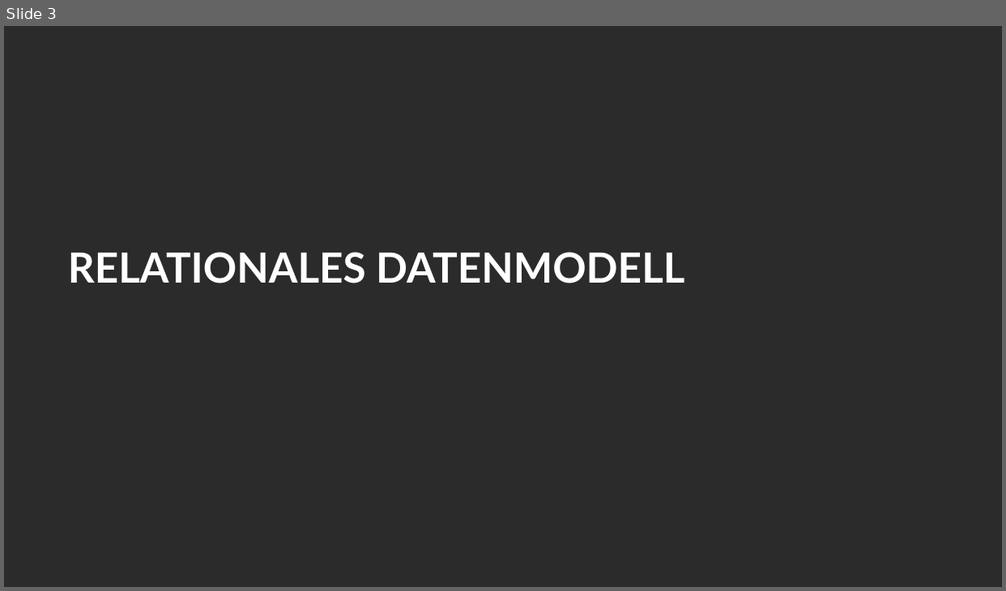
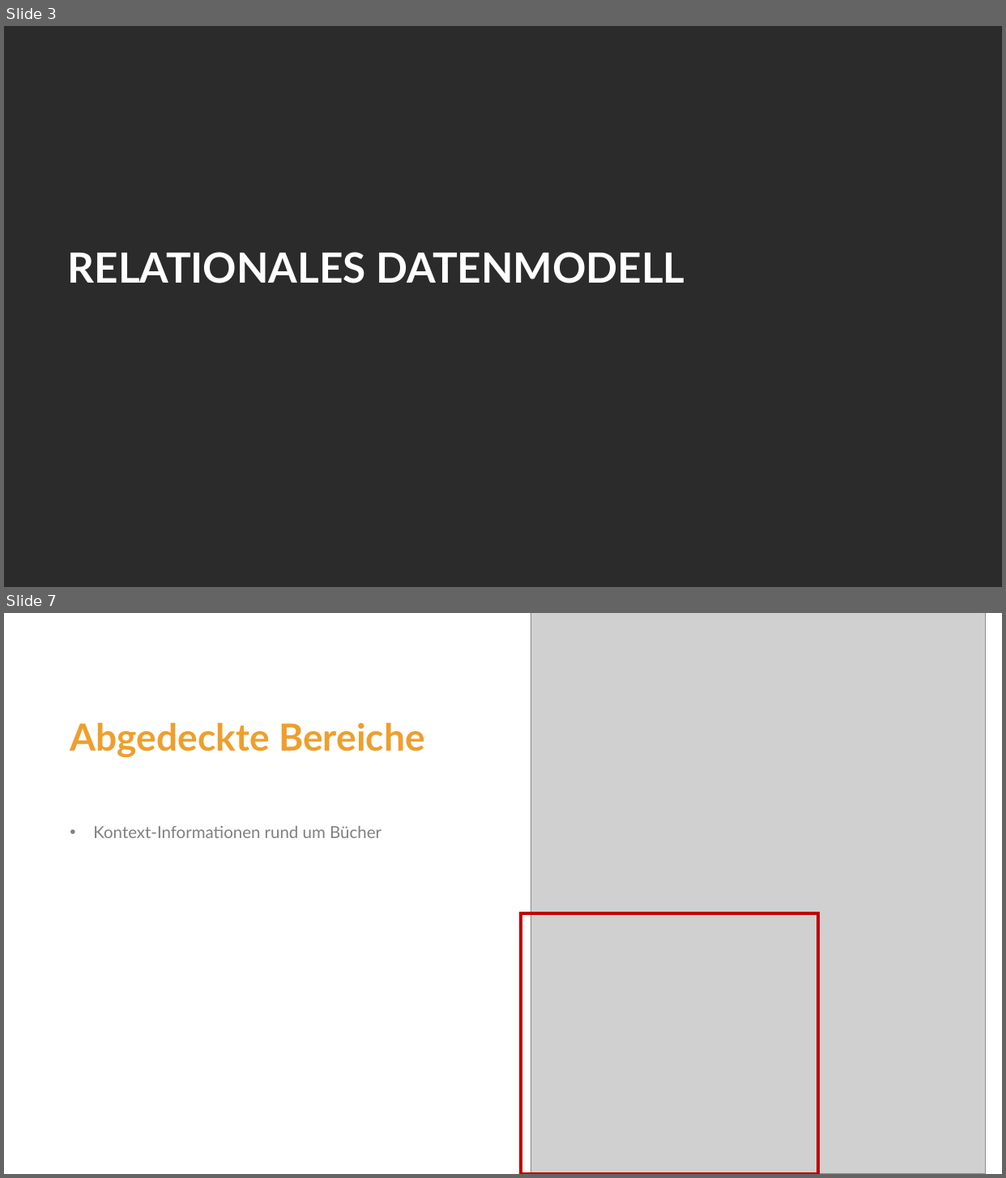
Before and after one commit to curarin/fh-sem2-db-project, a slide deck: requirements/pptx/2026-05-15-er-rm-reisinger-mitsch.pptx. Shown one above the other, each under a label of ours: slide 3 before the commit, slides 3 and 7 after it; the slides between them are not shown. The pictures are 1006x591 and 1006x1178 pixels, drawn with LibreOffice and Linux fonts; fonts in the diff are those of the drawing; grey boxes stand for pictures; background and template pictures are left out; a plain dark background stands for a picture behind light text. Boxes give left, top, right and bottom in pixels: in the first picture for what was removed or moved away, otherwise in the second. Text is boxed around its words. In the diff, an @@ line names an element or a change of style, - is before the commit and + after.

```diff
--- a/requirements/pptx/2026-05-15-er-rm-reisinger-mitsch.pptx
+++ b/requirements/pptx/2026-05-15-er-rm-reisinger-mitsch.pptx
@@ slide 7 added at (4, 613, 1002, 1174), background #FFFFFF @@
@@ picture added at (530, 613, 985, 1174) @@
@@ title added at (70, 722, 425, 757), 36 pt, text #EE9F2D, bold @@
+Abgedeckte Bereiche
@@ text added at (93, 826, 381, 838), 16 pt, text #808080 @@
+• Kontext-Informationen rund um Bücher
@@ rectangle added at (521, 914, 819, 1174), outline #C00000 3 pt @@
```
Also in this commit, not shown: 12 other slides added, 1 other file.
